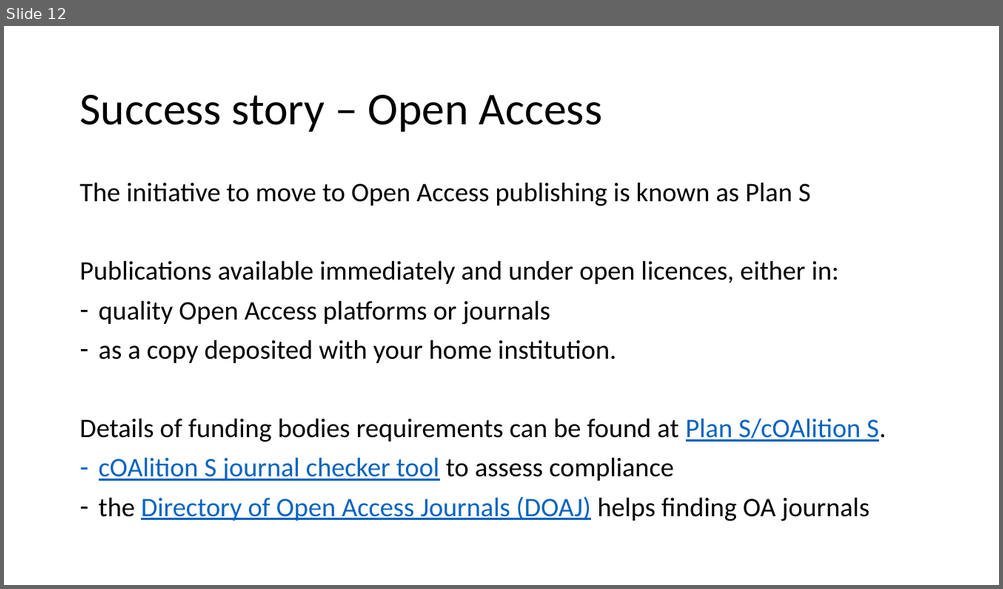
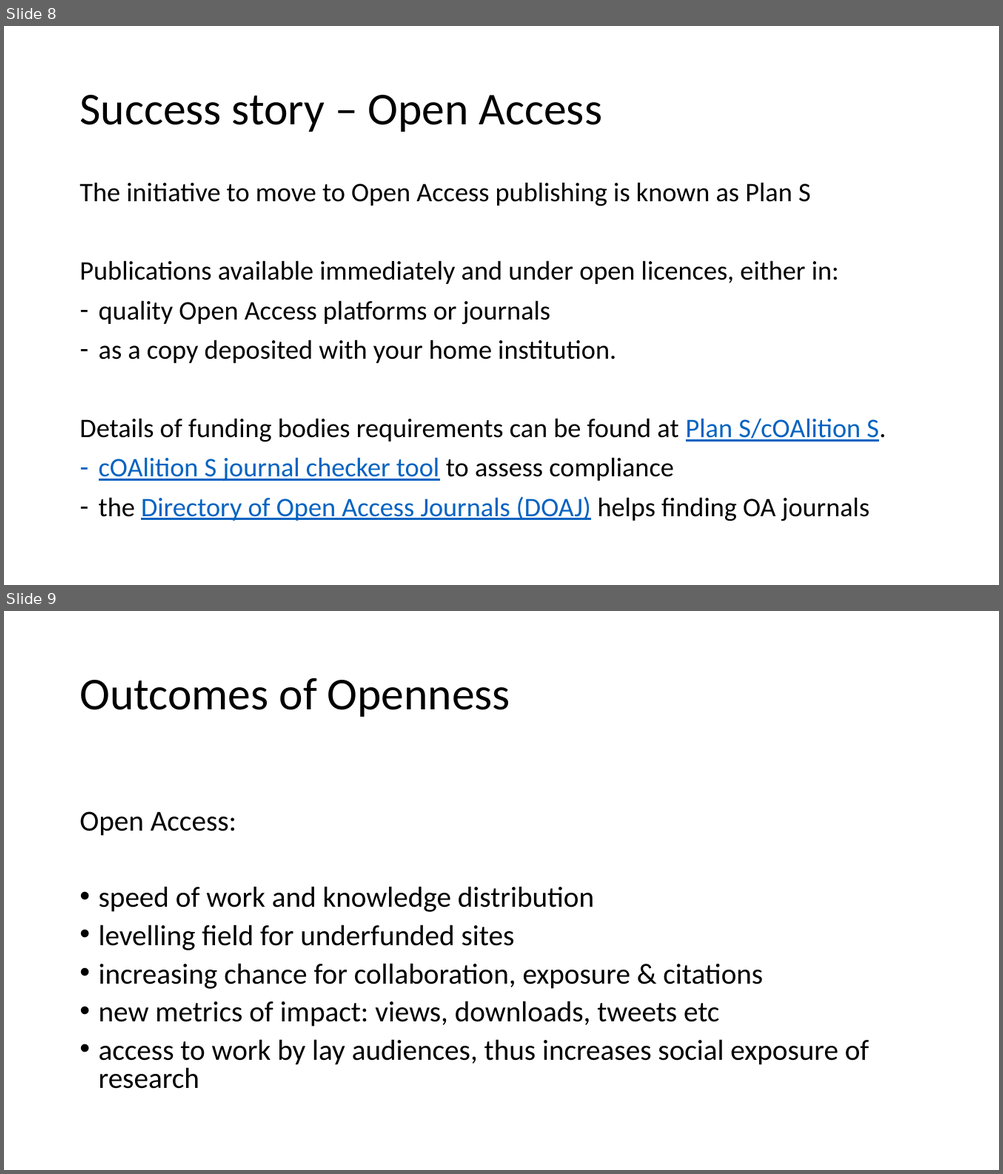
Before and after one commit to tobyhodges/solid-waddle, a slide deck: instructors/OS_Episode_v1.0.pptx. Shown one above the other, each under a label of ours: slide 12 before the commit, slides 8 and 9 after it. The pictures are 1003x589 and 1003x1174 pixels, drawn with LibreOffice and Linux fonts; fonts in the diff are those of the drawing. Boxes give left, top, right and bottom in pixels: in the first picture for what was removed or moved away, otherwise in the second. Text is boxed around its words. In the diff, an @@ line names an element or a change of style, - is before the commit and + after.

```diff
--- a/instructors/OS_Episode_v1.0.pptx
+++ b/instructors/OS_Episode_v1.0.pptx
@@ slide 9 added at <box>4,611,999,1170</box>, background #FFFFFF @@
@@ title added at <box>79,678,510,717</box>, 44 pt, text #000000 @@
+Outcomes of Openness
@@ text added at <box>79,812,869,1089</box>, 28 pt, text #000000 @@
+Open Access:
+• speed of work and knowledge distribution
+• levelling field for underfunded sites
+• increasing chance for collaboration, exposure & citations
+• new metrics of impact: views, downloads, tweets etc
+• access to work by lay audiences, thus increases social exposure of research
@@ what was slide 12 is now slide 8 @@
```
Also in this commit, not shown: 4 slides changed, 1 slide removed, 1 other file.
